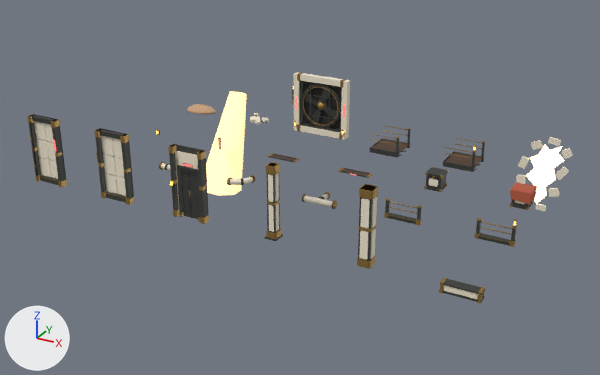
What one commit did to the glTF model tools/model_viewer/kit_ruins_b1.glb.
Before and after are seen from a camera (50 mm lens) standing at (21.9, -32.6, 19.4) and looking at (-1.1, 9.4, -1.6). The axes (+X, +Y, +Z) are drawn at lower left. The lights are the same throughout. The picture after the commit comes second.

Script lines for the objects in view, before the commit:
```python
me_b1_crack = bpy.data.meshes.new('b1_crack')
me_b1_crack.from_pydata(...)  # 176 vertices, 312 faces; spans x -1.59..1.51, y -0.16..0.0, z -2.35..2.42
# faces by material slot: [60, 252]
me_b1_crack.materials.append(mat_sky)  # beige #ffe2b8, glowing beige #ffe2b8
me_b1_crack.materials.append(mat_ivory)  # pale yellow #f3e9d2
me_b1_door = bpy.data.meshes.new('b1_door')
me_b1_door.from_pydata(...)  # 418 vertices, 712 faces; spans x -1.03..1.03, y -0.64..0.01, z 0.0..4.0
# faces by material slot: [164, 404, 84, 12, 12, 36]
me_b1_door.materials.append(mat_graphite)  # dark grey #444641
me_b1_door.materials.append(mat_brass)  # brown #a98749
me_b1_door.materials.append(mat_ivory)  # pale yellow #f3e9d2
me_b1_door.materials.append(mat_dark)  # black #2a2a28
me_b1_door.materials.append(mat_red)  # red #d4433d, glowing red #ff524b
me_b1_door.materials.append(mat_amber)  # orange #ffbc52, glowing orange #ffbc52
me_b1_pillar = bpy.data.meshes.new('b1_pillar')
me_b1_pillar.from_pydata(...)  # 240 vertices, 412 faces; spans x -0.34..0.34, y -0.34..0.34, z 0.0..4.0
# faces by material slot: [104, 84, 224]
me_b1_pillar.materials.append(mat_graphite)  # dark grey #444641
me_b1_pillar.materials.append(mat_brass)  # brown #a98749
me_b1_pillar.materials.append(mat_ivory)  # pale yellow #f3e9d2
ob_b1_crack = bpy.data.objects.new('b1_crack', me_b1_crack)
ob_b1_crack.location = (12.5, 15.0, 0.0)
ob_b1_door = bpy.data.objects.new('b1_door', me_b1_door)
ob_b1_door.location = (-2.5, 0.0, 0.0)
ob_b1_pillar = bpy.data.objects.new('b1_pillar', me_b1_pillar)
ob_b1_pillar.location = (2.5, 0.0, 0.0)
# also in view: 'b1_crate' at (7.5, 10.0, 0.5); 'b1_corner' at (7.8, -0.3, 2.0); 'b1_rail_lamp' at (12.5, 5.0, 0.7); 'b1_walkway_lamp' at (7.5, 15.0, 0.4); 'b1_shaft' at (-12.5, 18.0, -3.5)
```
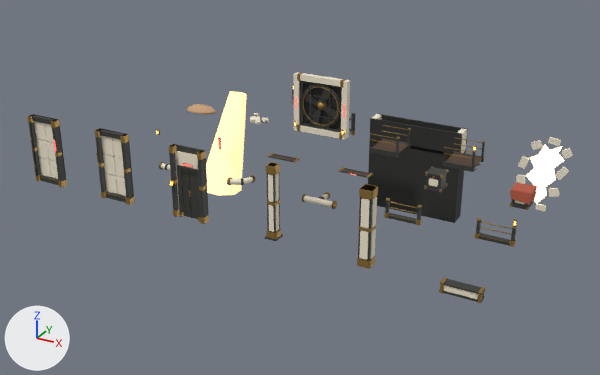
The change, as JSON lines over the scene's bpy script:
```json
{"op": "add", "block": "me_b1_pit", "code": ["me_b1_pit = bpy.data.meshes.new('b1_pit')", "me_b1_pit.from_pydata(...)  # 196 vertices, 340 faces; spans x -3.4..3.4, y -0.62..0.62, z -6.7..0.0", "# faces by material slot: [24, 56, 168, 56, 24, 12]", "me_b1_pit.materials.append(mat_ivory)  # pale yellow #f3e9d2", "me_b1_pit.materials.append(mat_dark)  # black #2a2a28", "me_b1_pit.materials.append(mat_graphite)  # dark grey #444641", "me_b1_pit.materials.append(mat_brass)  # brown #a98749", "me_b1_pit.materials.append(mat_red)  # red #d4433d, glowing red #ff524b", "me_b1_pit.materials.append(mat_grate)  # brown #594333"]}
{"op": "add", "block": "me_b1_bracket", "code": ["me_b1_bracket = bpy.data.meshes.new('b1_bracket')", "me_b1_bracket.from_pydata(...)  # 66 vertices, 112 faces; spans x -0.17..0.17, y -1.8..0.0, z -1.7..-0.05", "# faces by material slot: [56, 56]", "me_b1_bracket.materials.append(mat_graphite)  # dark grey #444641", "me_b1_bracket.materials.append(mat_brass)  # brown #a98749"]}
{"op": "add", "block": "ob_b1_pit", "code": ["ob_b1_pit = bpy.data.objects.new('b1_pit', me_b1_pit)", "ob_b1_pit.location = (2.5, 20.0, 0.0)"]}
{"op": "add", "block": "ob_b1_bracket", "code": ["ob_b1_bracket = bpy.data.objects.new('b1_bracket', me_b1_bracket)", "ob_b1_bracket.location = (-2.5, 20.0, 0.0)"]}
```

Changed parts and their boxes (x1, y1, x2, y2) in the pictures (600 x 375 px):
```json
{"object": "b1_pit", "change": "added", "after": [368, 114, 468, 223], "faces in mat_dark (black #2a2a28)": [368, 114, 468, 223], "faces in mat_ivory (pale yellow #f3e9d2)": [372, 114, 467, 153]}
{"object": "b1_bracket", "change": "added", "after": [349, 113, 355, 135]}
```
